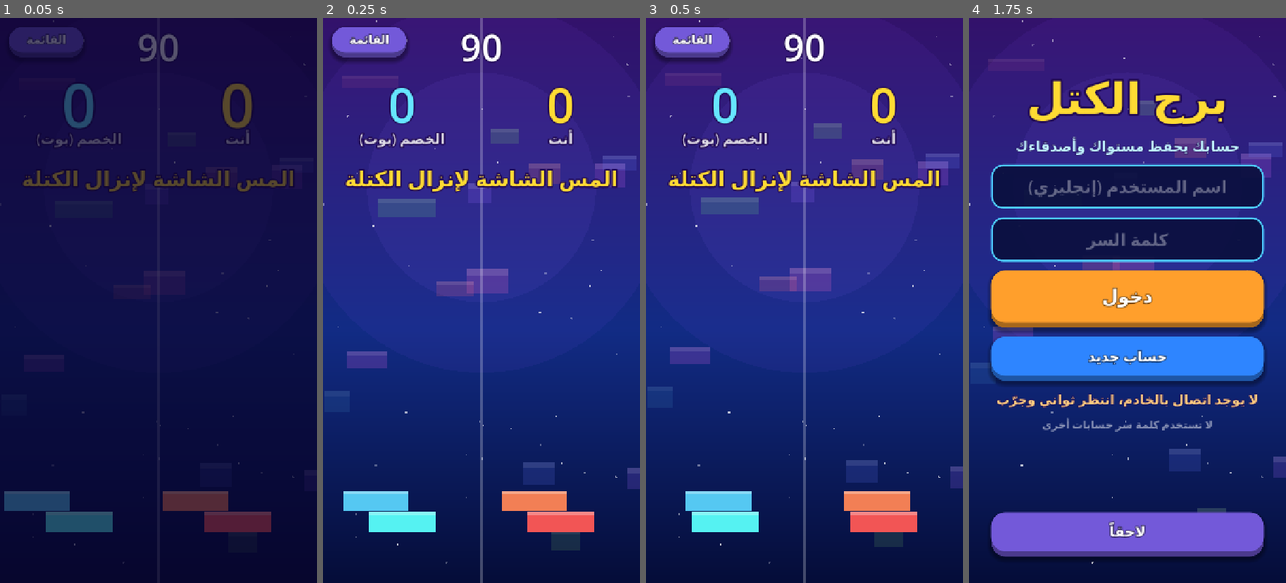
Above: before the commit, frames 1-4 (left to right).
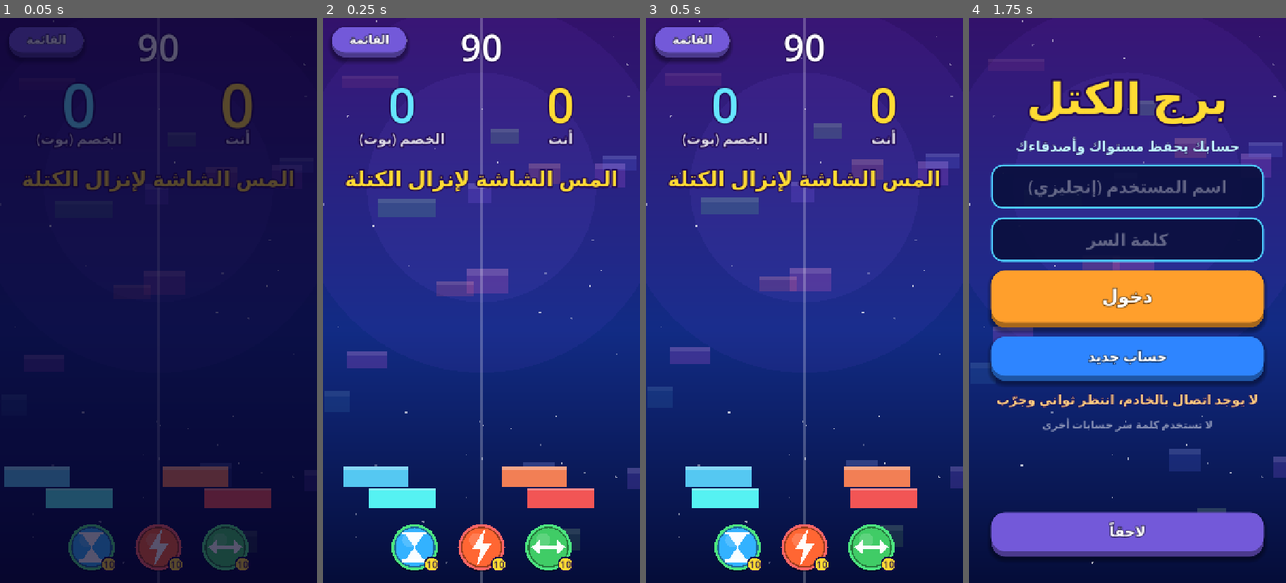
Above: after the commit, the same moments.

Repository: eab71334-web/TowerWars-ios
Game: Godot game, scene res://versus.tscn
Same seed, same stepped clock (60 frames per second), same inputs: the game is played once before the commit and once after it. This scene is started directly instead of the project's main scene.
Inputs:
- Up to frame 1 (0.05 s): no input
- Up to frame 2 (0.25 s): no input
- Up to frame 3 (0.5 s): no input
- Up to frame 4 (1.75 s): click "القائمة" at 0.5 s; click "دخول" at 1.25 s

The runs differ from the first frame. In frame 1, 7.7% of the frame differs, in the area x 1-86%, y 79-98%; in frame 2, 7.9%, in the area x 6-86%, y 79-98%; in frame 3, 7.5%; in frame 4, nothing differs.

Commit message:
Update versus.gd

Diff:
--- a/versus.gd
+++ b/versus.gd
@@ -1,6 +1,9 @@
 extends Node2D
 
 const ResultOverlay = preload("res://result_overlay.gd")
+const PW = preload("res://powers.gd")
+const PowerFx = preload("res://power_fx.gd")
+const PowerHud = preload("res://power_hud.gd")
 const W := 720.0
 const TW := 360.0
 const BLOCK_H := 48.0
@@ -32,7 +35,7 @@
 	var ox := 0.0
 	var hue := 0.0
 
-var base_y := 1100.0
+var base_y := 1000.0
 var vh := 1280.0
 var player: Tower
 var bot: Tower
@@ -42,8 +45,14 @@
 var shake_t := 0.0
 var flash := 0.0
 var last_sec := -1
+var fx_me = PowerFx.new()
+var fx_bot = PowerFx.new()
+var cool: Dictionary = {}
+var grow_active := false
+var bot_pw_t := 15.0
 
 var ui: CanvasLayer
+var hud: Control
 var timer_label: Label
 var bot_score: Label
 var player_score: Label
@@ -51,7 +60,7 @@
 
 func _ready() -> void:
 	vh = get_viewport_rect().size.y
-	base_y = vh - 160.0
+	base_y = vh - 215.0
 
 	player = Tower.new()
 	player.ox = TW
@@ -75,8 +84,14 @@
 	back.pressed.connect(func(): UI.go("res://main_menu.tscn"))
 	ui.add_child(back)
 
+	hud = PowerHud.new()
+	ui.add_child(hud)
+	hud.build(W, vh - 135.0)
+	hud.pressed.connect(_use_power)
+
 	_init_tower(player)
 	_init_tower(bot)
+	bot_pw_t = randf_range(12.0, 22.0)
 	_say("المس الشاشة لإنزال الكتلة", 2.5, GOLD)
 	_update_ui()
 
@@ -124,12 +139,17 @@
 		t.dir = -1.0
 	var top: Dictionary = t.blocks.back()
 	var center: float = top.x + top.w / 2.0
-	t.target = clampf(center - t.cur_w / 2.0 + randf_range(-BOT_ERR, BOT_ERR), 0.0, TW - t.cur_w)
+	var err := BOT_ERR
+	if t == bot and float(fx_bot.timers["fog"]) > 0.0:
+		err *= 2.2
+	t.target = clampf(center - t.cur_w / 2.0 + randf_range(-err, err), 0.0, TW - t.cur_w)
 
 func _speed(t: Tower) -> float:
 	var s := 180.0 + minf(t.score * 6.0, 260.0)
 	if t.hit:
 		s *= 1.5
+	var fx = fx_me if t == player else fx_bot
+	s *= fx.speed_mult()
 	return s
 
 func _say(text: String, secs: float, color: Color = Color.WHITE) -> void:
@@ -153,6 +173,69 @@
 		bot_score.text = bs
 		_pop(bot_score)
 
+# ---------- القدرات ----------
+
+func _grow_block(t: Tower) -> void:
+	var nw := minf(t.cur_w * 1.8, TW)
+	t.cur_x = clampf(t.cur_x - (nw - t.cur_w) / 2.0, 0.0, TW - nw)
+	t.cur_w = nw
+
+func _narrow_block(t: Tower) -> void:
+	var nw := maxf(40.0, t.cur_w * 0.62)
+	t.cur_x += (t.cur_w - nw) / 2.0
+	t.target += (t.cur_w - nw) / 2.0
+	t.cur_w = nw
+
+func _use_power(id: String) -> void:
+	if over or player.dead:
+		return
+	var d: Dictionary = PW.def(id)
+	if d.is_empty():
+		return
+	if PW.count(id) <= 0:
+		Sfx.hit()
+		_say("انتهت هذه القدرة، اشترِ المزيد من القدرات", 1.6, RED)
+		return
+	if str(d.kind) == "self":
+		if fx_me.active(id) or (id == "grow" and grow_active):
+			_say("مفعّلة بالفعل", 1.0, ORANGE)
+			return
+		PW.use(id)
+		if id == "grow":
+			grow_active = true
+			_grow_block(player)
+		else:
+			fx_me.start(id)
+	else:
+		if float(cool.get(id, 0.0)) > 0.0:
+			return
+		PW.use(id)
+		cool[id] = 3.0
+		if id == "narrow":
+			_narrow_block(bot)
+		else:
+			fx_bot.start(id)
+	Sfx.perfect()
+	_say("استخدمت: %s" % str(d.name), 1.2, GOLD)
+
+func _bot_use_power() -> void:
+	var ids := ["fast", "jitter", "fog", "narrow"]
+	var id: String = ids[randi() % ids.size()]
+	var d: Dictionary = PW.def(id)
+	if fx_me.shield:
+		fx_me.shield = false
+		Sfx.perfect()
+		_say("درعك صدّ قدرة البوت!", 1.6, CYAN)
+		return
+	if id == "narrow":
+		_narrow_block(player)
+	else:
+		fx_me.start(id)
+	_hit_fx()
+	_say("البوت استخدم: %s" % str(d.name), 1.6, RED)
+
+# ---------- اللعب ----------
+
 func _process(delta: float) -> void:
 	if shake_t > 0.0:
 		shake_t -= delta
@@ -165,6 +248,16 @@
 
 	if not over:
 		time_left -= delta
+		fx_me.tick(delta)
+		fx_bot.tick(delta)
+		for key in cool.keys():
+			cool[key] = maxf(0.0, float(cool[key]) - delta)
+		hud.refresh(fx_me, cool)
+		bot_pw_t -= delta
+		if bot_pw_t <= 0.0 and not bot.dead and not player.dead:
+			bot_pw_t = randf_range(14.0, 24.0)
+			if randf() < 0.6:
+				_bot_use_power()
 		var prev := bot.cur_x
 		_move(player, delta)
 		_move(bot, delta)
@@ -225,6 +318,9 @@
 func _drop(t: Tower, o: Tower) -> void:
 	var is_player := t == player
 	var top: Dictionary = t.blocks.back()
+	if is_player and fx_me.magnet:
+		fx_me.magnet = false
+		t.cur_x = clampf(top.x + top.w / 2.0 - t.cur_w / 2.0, 0.0, TW - t.cur_w)
 	var y := base_y - t.blocks.size() * BLOCK_H
 	var col := _color(t, t.blocks.size())
 	var left := maxf(t.cur_x, top.x)
@@ -235,6 +331,8 @@
 		_spawn_fall(t, t.cur_x, y, t.cur_w, col)
 		t.dead = true
 		if is_player:
+			grow_active = false
+			hud.visible = false
 			Sfx.hit()
 			_say("سقط برجك!", 2.0, RED)
 		else:
@@ -259,10 +357,15 @@
 			Sfx.perfect()
 			_say("مضبوط! x%d" % t.combo, 0.9, GOLD)
 		if t.combo % 3 == 0:
-			o.attack += 1
 			if is_player:
+				o.attack += 1
 				_say("هجوم على الخصم!", 1.3, ORANGE)
+			elif fx_me.shield:
+				fx_me.shield = false
+				Sfx.perfect()
+				_say("درعك صدّ هجوم البوت!", 1.4, CYAN)
 			else:
+				o.attack += 1
 				_hit_fx()
 				_say("الخصم هاجمك!", 1.3, RED)
 	else:
@@ -273,6 +376,12 @@
 			_spawn_fall(t, t.cur_x, y, left - t.cur_x, col)
 		else:
 			_spawn_fall(t, right, y, (t.cur_x + t.cur_w) - right, col)
+
+	if is_player and grow_active:
+		grow_active = false
+		if nw > top.w:
+			nx += (nw - top.w) / 2.0
+			nw = top.w
 
 	t.blocks.append({"x": nx, "w": nw, "c": col})
 	t.score += 1
@@ -303,6 +412,7 @@
 	if over:
 		return
 	over = true
+	hud.visible = false
 	msg_t = 0.0
 	msg_label.text = ""
 	var title := "تعادل"
@@ -329,6 +439,26 @@
 	_draw_tower(bot)
 	if flash > 0.0:
 		draw_rect(Rect2(-40, -40, W + 80, vh + 80), Color(1.0, 0.1, 0.1, flash * 0.3))
+
+func _draw_fx_outline(r: Rect2) -> void:
+	var oc := Color(0, 0, 0, 0)
+	if fx_me.active("slow"):
+		oc = Color(0.4, 0.85, 1.0)
+	elif fx_me.active("fast") or fx_me.active("jitter"):
+		oc = Color(1.0, 0.6, 0.2)
+	elif fx_me.magnet:
+		oc = Color(0.75, 0.5, 1.0)
+	elif grow_active:
+		oc = Color(0.4, 1.0, 0.55)
+	if oc.a > 0.0:
+		draw_rect(r.grow(4.0), oc, false, 4.0)
+
+func _draw_fog(ox: float, y2: float) -> void:
+	var a := clampf(float(fx_me.timers["fog"]) / 0.5, 0.0, 1.0) * 0.9
+	draw_rect(Rect2(ox, y2 - 120.0, TW, 230.0), Color(0.78, 0.86, 1.0, a))
+	for i in 5:
+		var cx := ox + fposmod(float(i) * 97.0 + fx_me.clock * 34.0, TW)
+		draw_circle(Vector2(cx, y2 - 40.0 + float(i) * 22.0), 62.0, Color(1, 1, 1, a * 0.55))
 
 func _draw_tower(t: Tower) -> void:
 	var sx := 0.0
@@ -349,5 +479,10 @@
 		var c := _color(t, t.blocks.size())
 		if t.hit:
 			c = Color(1.0, 0.25, 0.25)
-		draw_rect(Rect2(ox + t.cur_x, y2, t.cur_w, BLOCK_H - 3.0), c)
+		var r := Rect2(ox + t.cur_x, y2, t.cur_w, BLOCK_H - 3.0)
+		draw_rect(r, c)
 		draw_rect(Rect2(ox + t.cur_x, y2, t.cur_w, 6.0), c.lightened(0.3))
+		if t == player:
+			_draw_fx_outline(r)
+			if fx_me.active("fog"):
+				_draw_fog(ox, y2)
